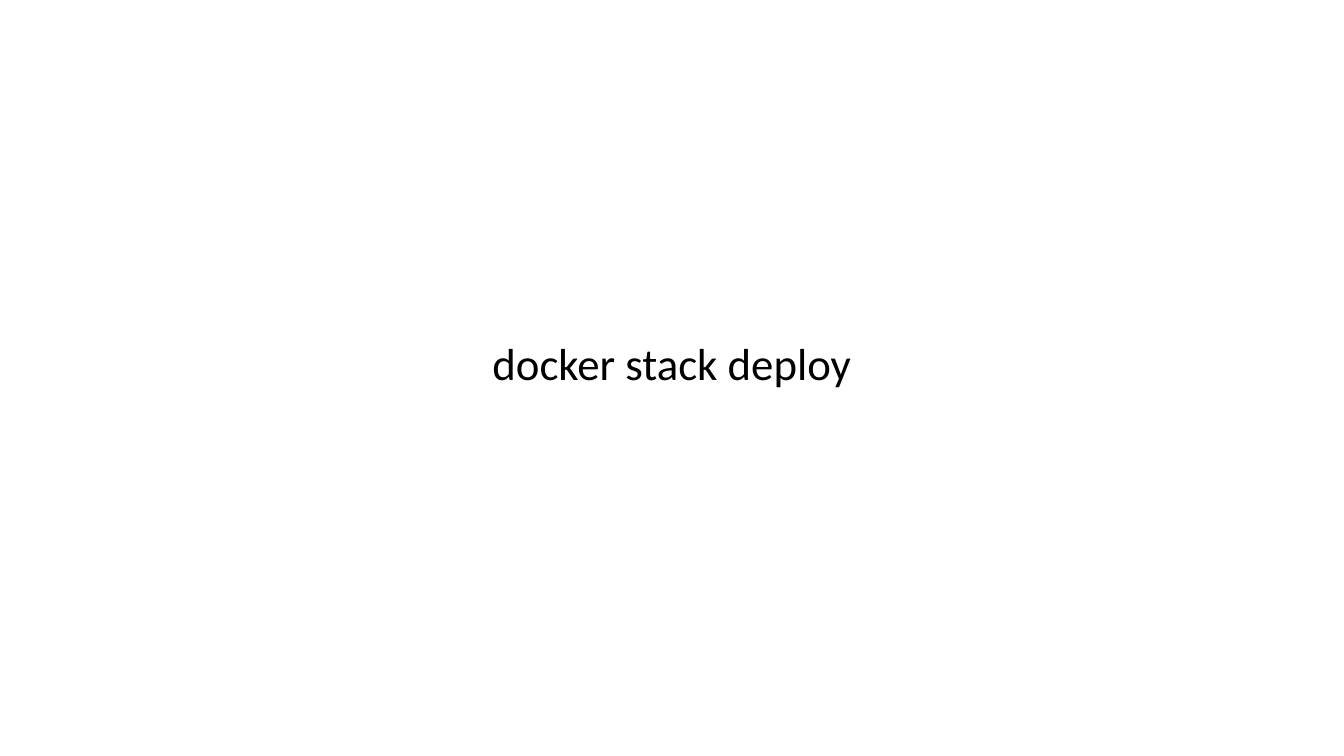
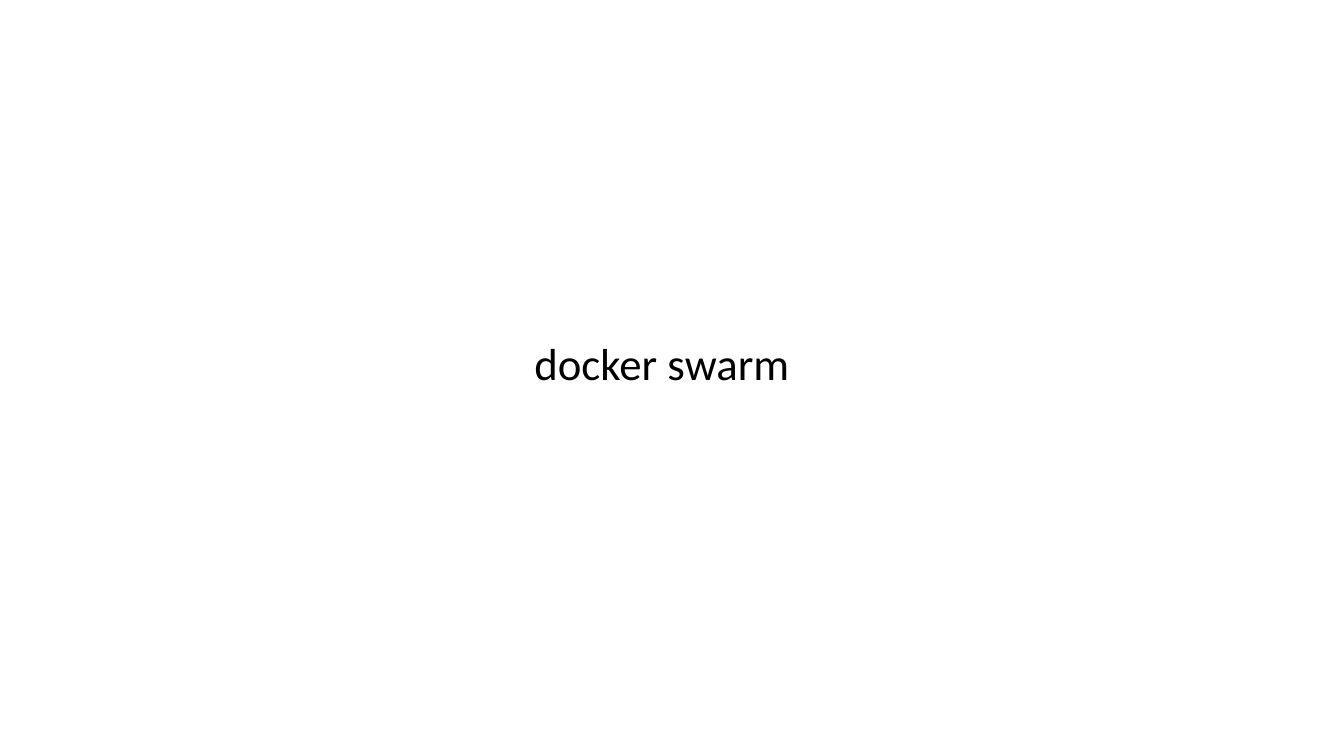
Before and after one commit to gtsigner/docker-samples, a slide deck: slide 22 of 1.Docker高可用的开发环境-preview.pptx (slide 20 before the commit). Drawn at 1344x756 pixels with LibreOffice and Linux fonts; fonts in the diff are those of the drawing. Boxes give left, top, right and bottom in pixels: in the first picture for what was removed or moved away, otherwise in the second. Text is boxed around its words. In the diff, an @@ line names an element or a change of style, - is before the commit and + after.

```diff
--- a/1.Docker高可用的开发环境-preview.pptx
+++ b/1.Docker高可用的开发环境-preview.pptx
@@ text at [534, 349, 789, 381]: text changed @@
-docker stack deploy
+docker swarm
```
Also in this commit, not shown: 7 other slides changed, 2 slides added.
